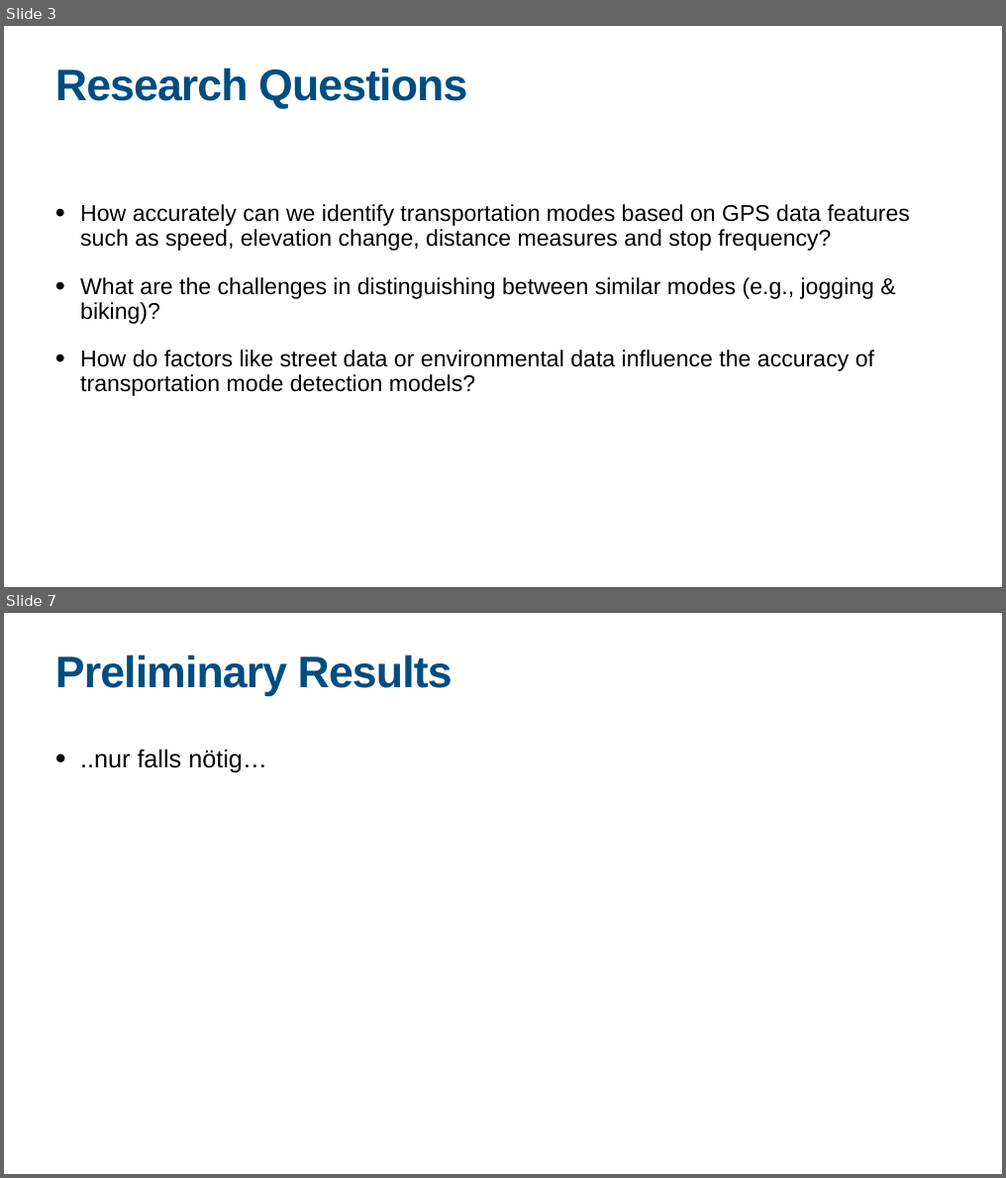
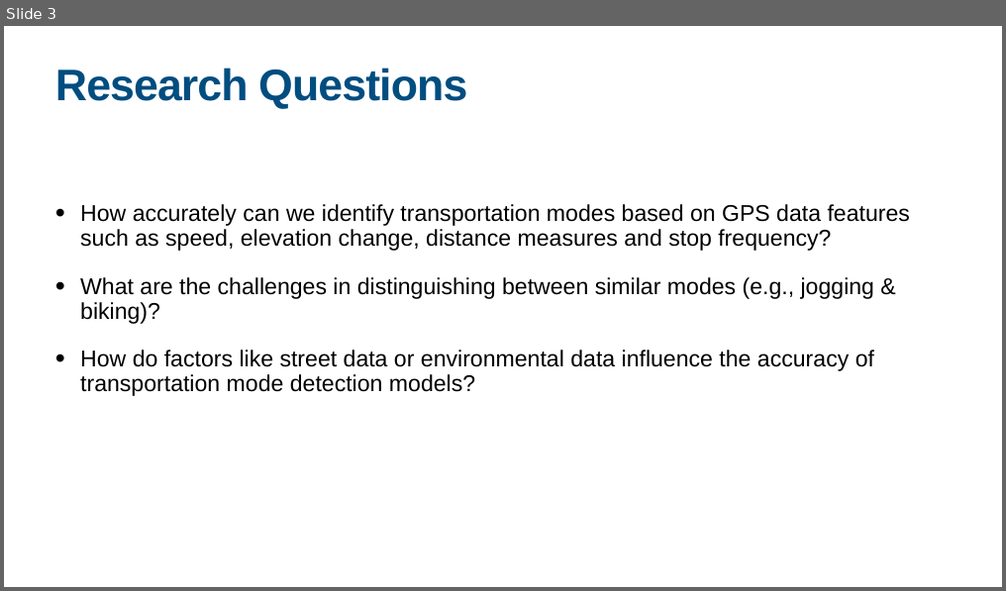
Before and after one commit to jonglr/GEO880-Project, a slide deck: Presentation.pptx. Shown one above the other, each under a label of ours: slides 3 and 7 before the commit, slide 3 after it; the slides between them are not shown. The pictures are 1006x1178 and 1006x591 pixels, drawn with LibreOffice and Linux fonts; fonts in the diff are those of the drawing. Boxes give left, top, right and bottom in pixels: in the first picture for what was removed or moved away, otherwise in the second. Text is boxed around its words. In the diff, an @@ line names an element or a change of style, - is before the commit and + after.

```diff
--- a/Presentation.pptx
+++ b/Presentation.pptx
@@ slide 7 removed at (4,613,1002,1174), background #FFFFFF @@
@@ title removed at (55,655,452,696) @@
-Preliminary Results
@@ text removed at (80,749,267,772) @@
-• ..nur falls nötig…
```
Also in this commit, not shown: 3 slides changed, 1 slide added, 4 other files.
